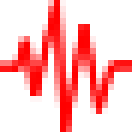
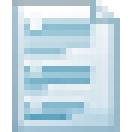
Revision of a layered 132px x 132px image; what changed, layer by layer:
added layer "Layer 5" above "Layer 4" over (12, 0, 120, 132)
hid "Layer 3" over (0, 0, 132, 132)
